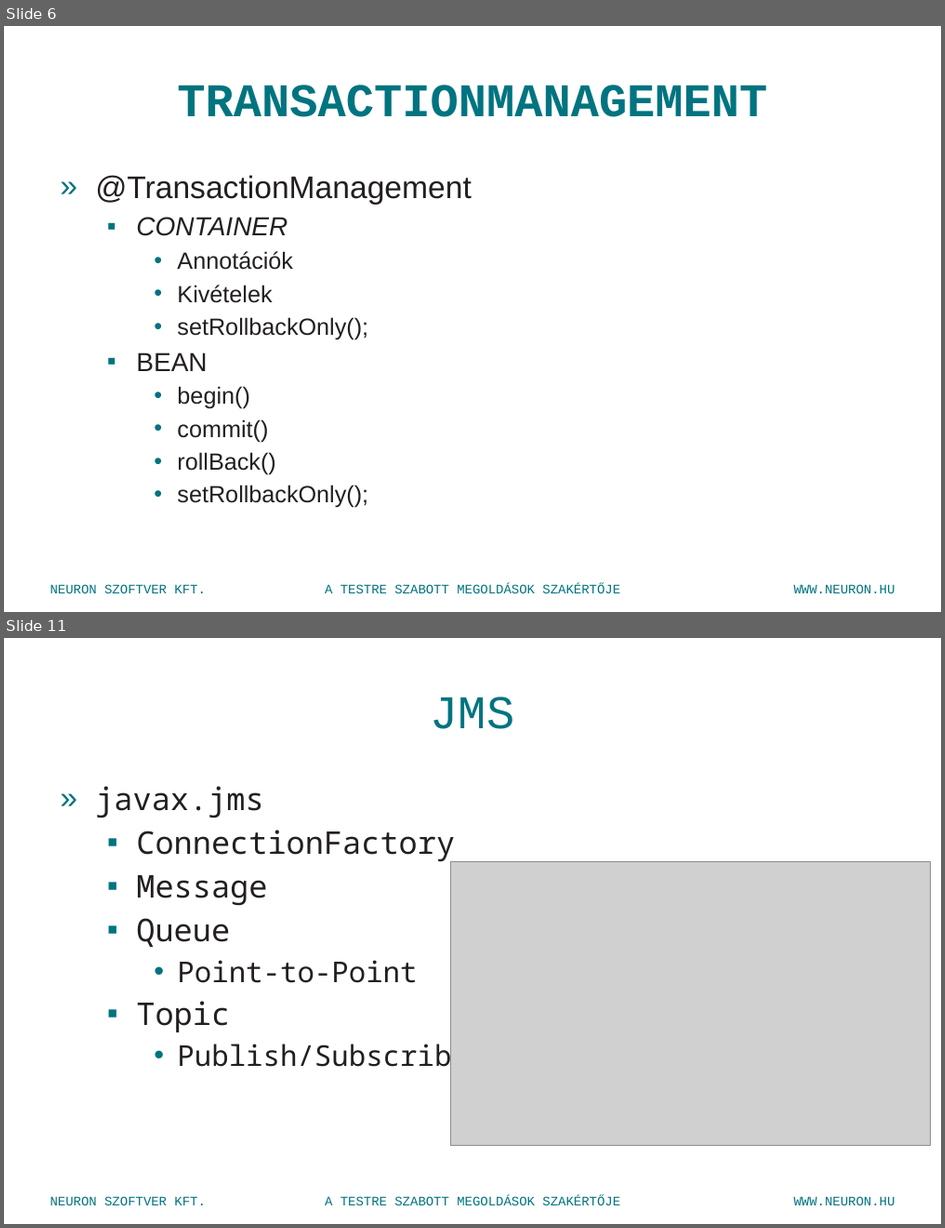
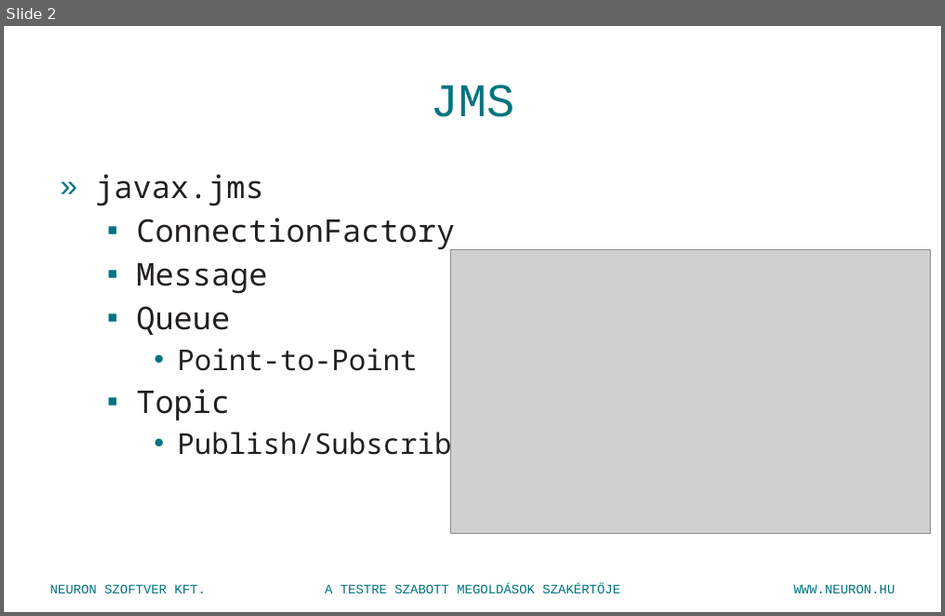
Before and after one commit to shevatevk/training, a slide deck: documentation/Java training 41- EJB - JMS.pptx. Shown one above the other, each under a label of ours: slides 6 and 11 before the commit, slide 2 after it; the slides between them are not shown. The pictures are 945x1228 and 945x616 pixels, drawn with LibreOffice and Linux fonts; fonts in the diff are those of the drawing; grey boxes stand for pictures; background and template pictures are left out. Boxes give left, top, right and bottom in pixels: in the first picture for what was removed or moved away, otherwise in the second. Text is boxed around its words. In the diff, an @@ line names an element or a change of style, - is before the commit and + after.

```diff
--- a/documentation/Java training 41- EJB - JMS.pptx
+++ b/documentation/Java training 41- EJB - JMS.pptx
@@ slide 6 removed at box(4, 26, 941, 612), background picture (left out); not listed: 3 template elements that a slide beside it also shows @@
@@ title removed at box(177, 85, 768, 117) @@
-TRANSACTIONMANAGEMENT
@@ text removed at box(95, 175, 472, 508) @@
-» @TransactionManagement
-  ▪ CONTAINER
-    • Annotációk
-    • Kivételek
-    • setRollbackOnly();
-  ▪ BEAN
-    • begin()
-    • commit()
-    • rollBack()
-    • setRollbackOnly();
@@ what was slide 11 is now slide 2 @@
```
Also in this commit, not shown: 1 slide changed, 8 other slides removed, 24 other files.
